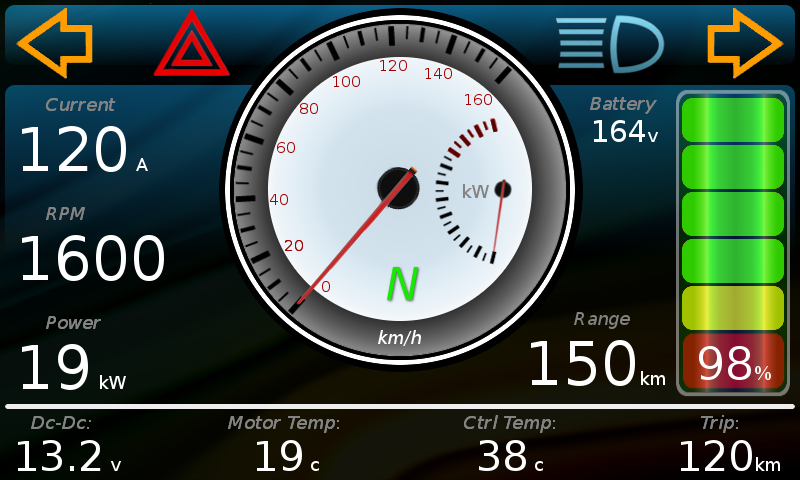
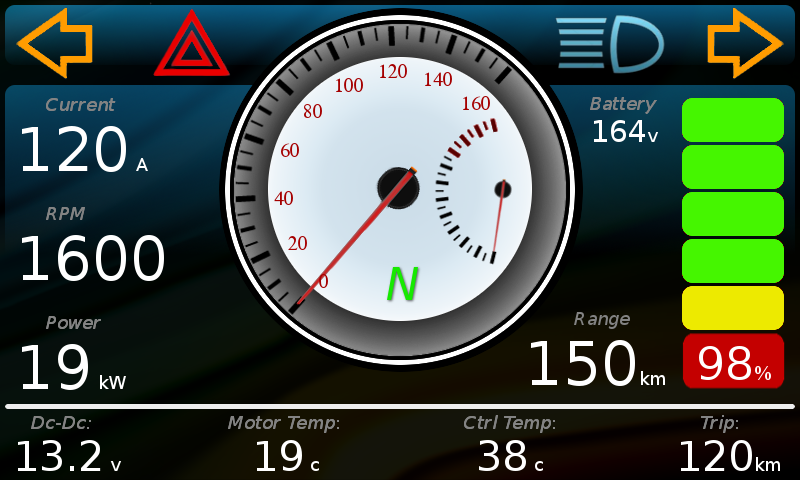
The second w=800, h=480 image is a revision of the first. Changes to its layers:
painted on "160" over [463, 94, 492, 110]
painted on "140" over [425, 68, 452, 86]
painted on "120" over [380, 60, 407, 78]
painted on "100" over [333, 76, 363, 92]
painted on "80" over [300, 103, 322, 118]
painted on "60" over [277, 142, 299, 157]
painted on "40" over [270, 191, 293, 205]
painted on "20" over [285, 236, 307, 251]
painted on "0" over [319, 274, 330, 292]
hid "km/h" over [378, 330, 421, 346]
hid "kW" over [463, 184, 489, 198]
hid "Layer #8" over [679, 94, 787, 392]
moved "Pasted Layer #1" above "Pasted Layer #2" over [682, 192, 784, 236]
hid "batt" over [676, 89, 790, 397]
